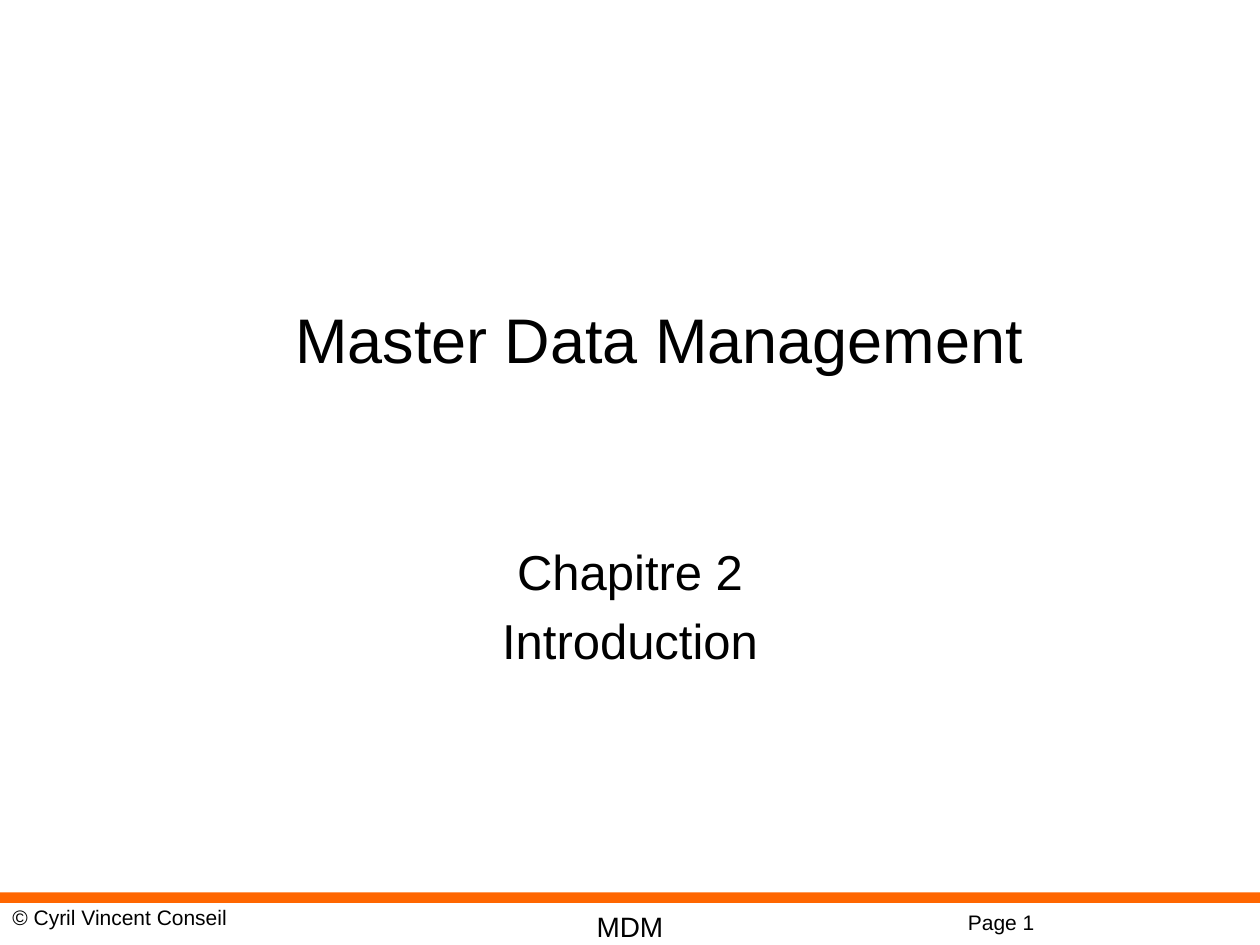
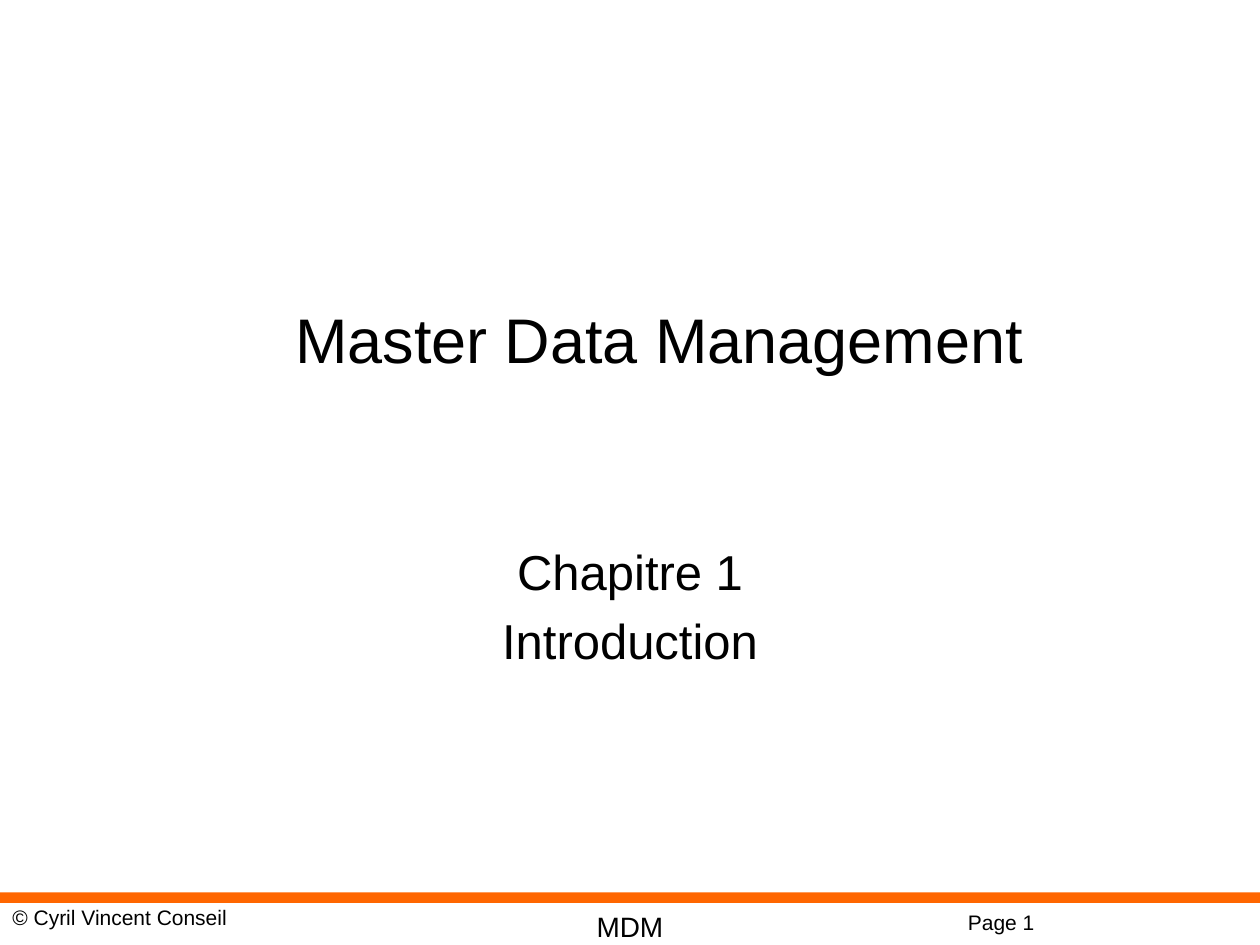
Before and after one commit to cyrilvincent/mdm, a slide deck: slide 1 of MDM01-Intro.pptx. Drawn at 1260x945 pixels with LibreOffice and Linux fonts; fonts in the diff are those of the drawing; background and template pictures are left out. Boxes give left, top, right and bottom in pixels: in the first picture for what was removed or moved away, otherwise in the second. Text is boxed around its words. In the diff, an @@ line names an element or a change of style, - is before the commit and + after.

```diff
--- a/MDM01-Intro.pptx
+++ b/MDM01-Intro.pptx
@@ subtitle at [517,554,743,600]: text changed @@
-Chapitre 2
+Chapitre 1
```
Also in this commit, not shown: 1 slide added, 1 slide removed, 5 other files.
